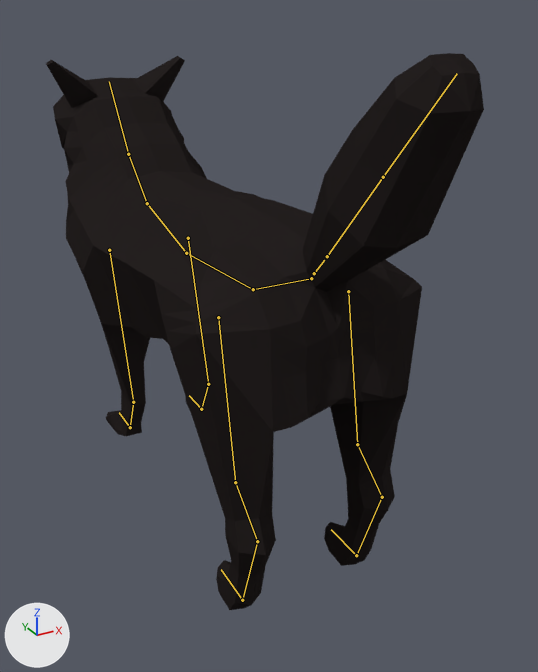
A saved change to the Blender file TrevorQuest Project/Assets/characters/wolf.blend.
One viewpoint serves both versions: a 50 mm lens placed at (-0.91, -2.15, 1.56), pointed at (0.15, -0.21, 0.59). Lighting does not change. The marker at lower left points along +X, +Y and +Z. The bones that bend it are drawn over the model as lines.
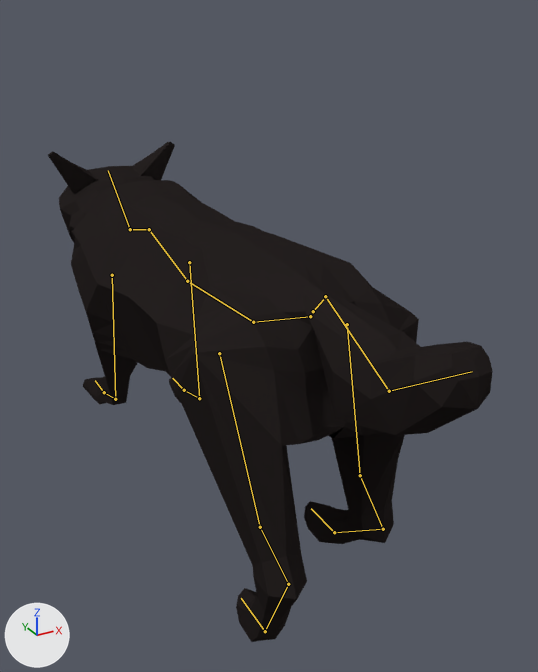
The newer file adds an action. The first version stands in its rest pose; the second is drawn at frame 1 of the action 'Combat_idle'.

What changed in the scene script:
```text
Change bone_hips:
    where bone_hips = bpy.data.objects['Armature'].pose.bones['Hips']
    bone_hips.location: (0.0, 0.0, 0.0) -> (0.0, 0.038, -0.091)
Change bone_neck:
    where bone_neck = bpy.data.objects['Armature'].pose.bones['Neck']  # child of 'Ribs'
    bone_neck.rotation_quaternion: (1.0, 0.0, 0.0, 0.0) -> (0.884, 0.468, 0.0, 0.0)  # degrees (0, 0, 0) -> degrees (56, 0, 0)
Change bone_head:
    where bone_head = bpy.data.objects['Armature'].pose.bones['Head']  # child of 'Neck'
    bone_head.rotation_quaternion: (1.0, 0.0, 0.0, 0.0) -> (0.936, -0.351, 0.0, 0.0)  # degrees (0, 0, 0) -> degrees (-41, 0, 0)
Change bone_tail_middle:
    where bone_tail_middle = bpy.data.objects['Armature'].pose.bones['Tail Middle']  # child of 'Tail Lower'
    bone_tail_middle.rotation_quaternion: (1.0, 0.0, 0.0, 0.0) -> (0.789, -0.613, 0.001, 0.0)  # degrees (0, 0, 0) -> degrees (-76, 0, 0)
Change bone_tail_upper:
    where bone_tail_upper = bpy.data.objects['Armature'].pose.bones['Tail Upper']  # child of 'Tail Middle'
    bone_tail_upper.rotation_quaternion: (1.0, 0.0, 0.0, 0.0) -> (0.866, 0.499, 0.0, 0.0)  # degrees (0, 0, 0) -> degrees (60, 0, 0)
Change bone_back_leg_ik_r:
    where bone_back_leg_ik_r = bpy.data.objects['Armature'].pose.bones['Back Leg.IK.R']
    bone_back_leg_ik_r.location: (0.0, 0.0, 0.0) -> (0.0, -0.123, 0.004)
Change bone_front_leg_ik_r:
    where bone_front_leg_ik_r = bpy.data.objects['Armature'].pose.bones['Front Leg.IK.R']
    bone_front_leg_ik_r.location: (0.0, 0.0, 0.0) -> (0.0, -0.188, 0.0)
Change bone_back_leg_ik_l:
    where bone_back_leg_ik_l = bpy.data.objects['Armature'].pose.bones['Back Leg.IK.L']
    bone_back_leg_ik_l.location: (0.0, 0.0, 0.0) -> (0.0, 0.132, -0.005)
Change bone_front_leg_ik_l:
    where bone_front_leg_ik_l = bpy.data.objects['Armature'].pose.bones['Front Leg.IK.L']
    bone_front_leg_ik_l.location: (0.0, 0.0, 0.0) -> (0.0, -0.334, 0.0)
```

Where the change shows, as pixel boxes (x1, y1, x2, y2) in the pictures (538 x 672 px):
'Cube', posed (10% shorter): before (46, 53, 484, 610); after (48, 142, 493, 642)
bone 'Hips', root to tip: before (311, 278) to (253, 289); after (310, 316) to (253, 322)
bone 'Neck', root to tip: before (147, 203) to (128, 154); after (149, 229) to (130, 229)
bone 'Head', root to tip: before (128, 154) to (109, 81); after (130, 229) to (108, 170)
bone 'Tail Middle', root to tip: before (327, 256) to (383, 177); after (325, 296) to (389, 391)
bone 'Tail Upper', root to tip: before (383, 177) to (457, 73); after (389, 391) to (472, 371)
